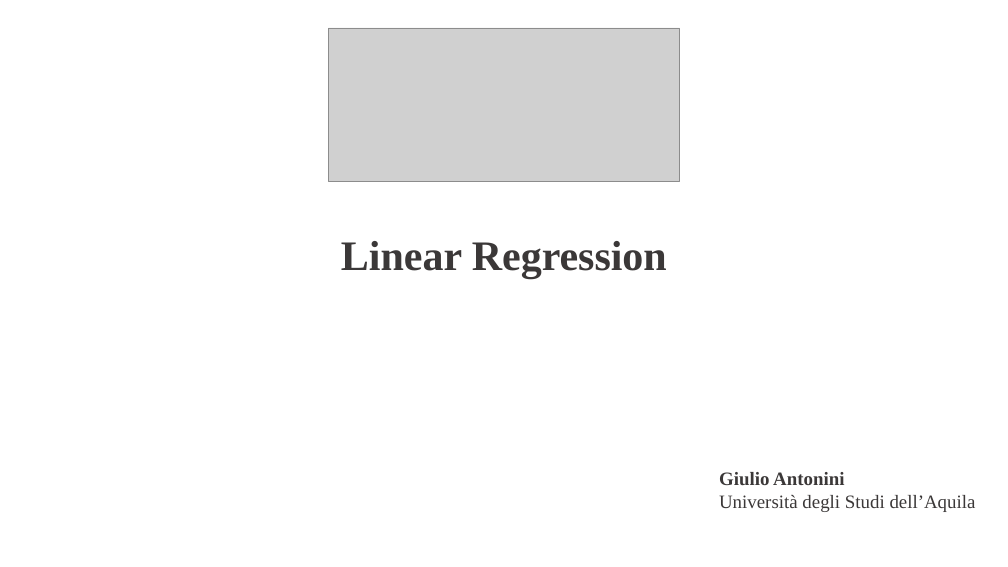
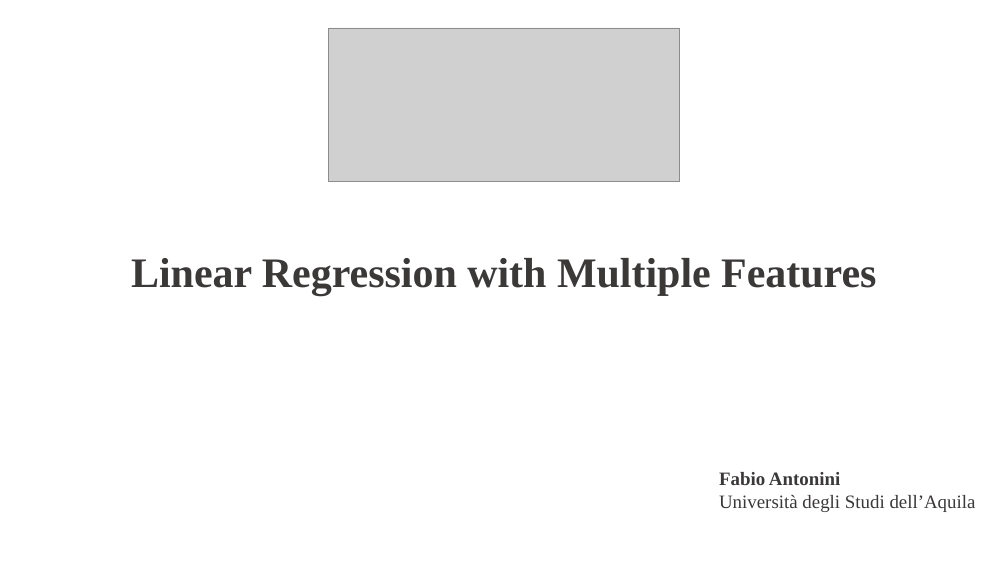
Before and after one commit to fabioantonini/introduction-machine-learning-for-engineers, a slide deck: slide 1 of Lectures/LinearRegressionMultipleFeatures/Slides/LinearRegressionMultipleFeatures.ppt. Drawn at 1008x567 pixels with LibreOffice and Linux fonts; fonts in the diff are those of the drawing; grey boxes stand for pictures; background and template pictures are left out. Boxes give left, top, right and bottom in pixels: in the first picture for what was removed or moved away, otherwise in the second. Text is boxed around its words. In the diff, an @@ line names an element or a change of style, - is before the commit and + after.

```diff
--- a/Lectures/LinearRegressionMultipleFeatures/Slides/LinearRegressionMultipleFeatures.ppt
+++ b/Lectures/LinearRegressionMultipleFeatures/Slides/LinearRegressionMultipleFeatures.ppt
@@ text at box(131, 258, 876, 295): text changed @@
-Linear Regression
+Linear Regression with Multiple Features
@@ text at box(719, 472, 840, 485): text changed @@
-Giulio Antonini
+Fabio Antonini
```
Also in this commit, not shown: 1 other slide changed, 17 slides added, 1 slide removed, 23 other files.
